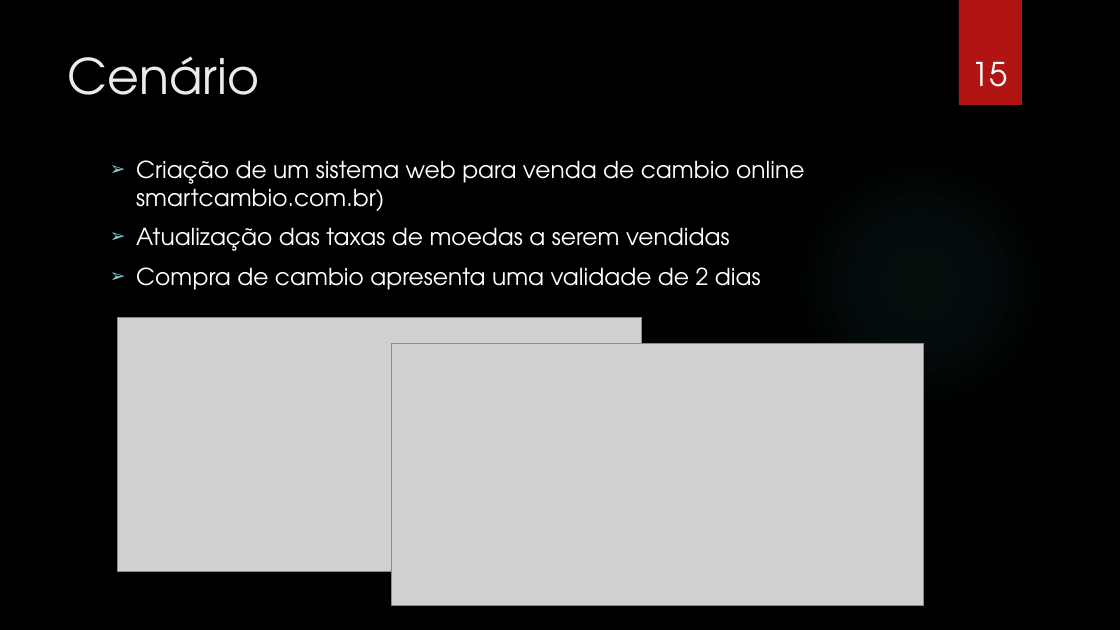
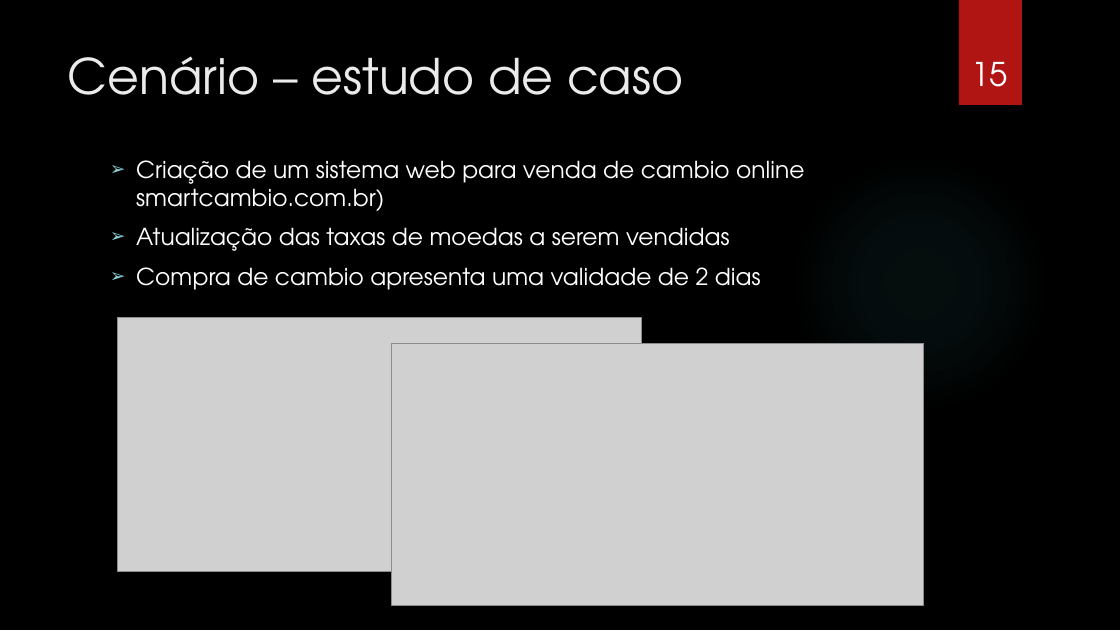
Before and after one commit to gorobaum/t2bd, a slide deck: slide 15 of apresentacao.pptx. Drawn at 1120x630 pixels with LibreOffice and Linux fonts; fonts in the diff are those of the drawing; grey boxes stand for pictures; background and template pictures are left out. Boxes give left, top, right and bottom in pixels: in the first picture for what was removed or moved away, otherwise in the second. Text is boxed around its words. In the diff, an @@ line names an element or a change of style, - is before the commit and + after.

```diff
--- a/apresentacao.pptx
+++ b/apresentacao.pptx
@@ title at (68, 56, 683, 95): text changed @@
-Cenário
+Cenário – estudo de caso
```
Also in this commit, not shown: 8 other slides changed, 3 slides added, 2 slides removed.
